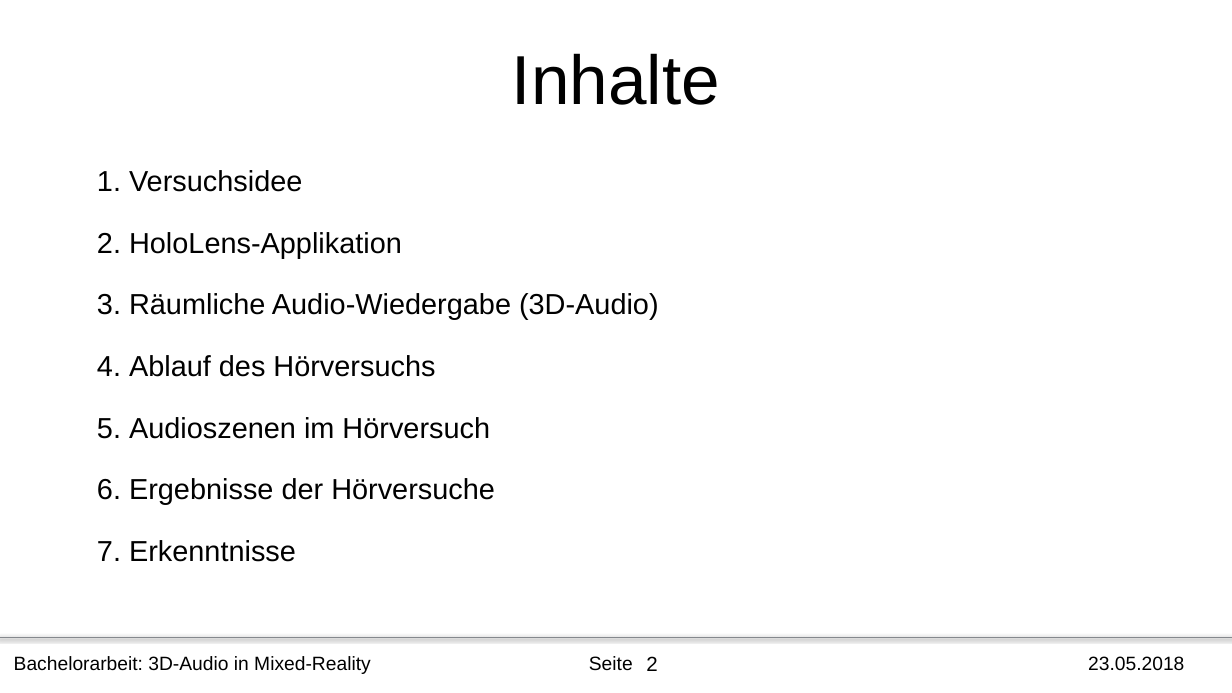
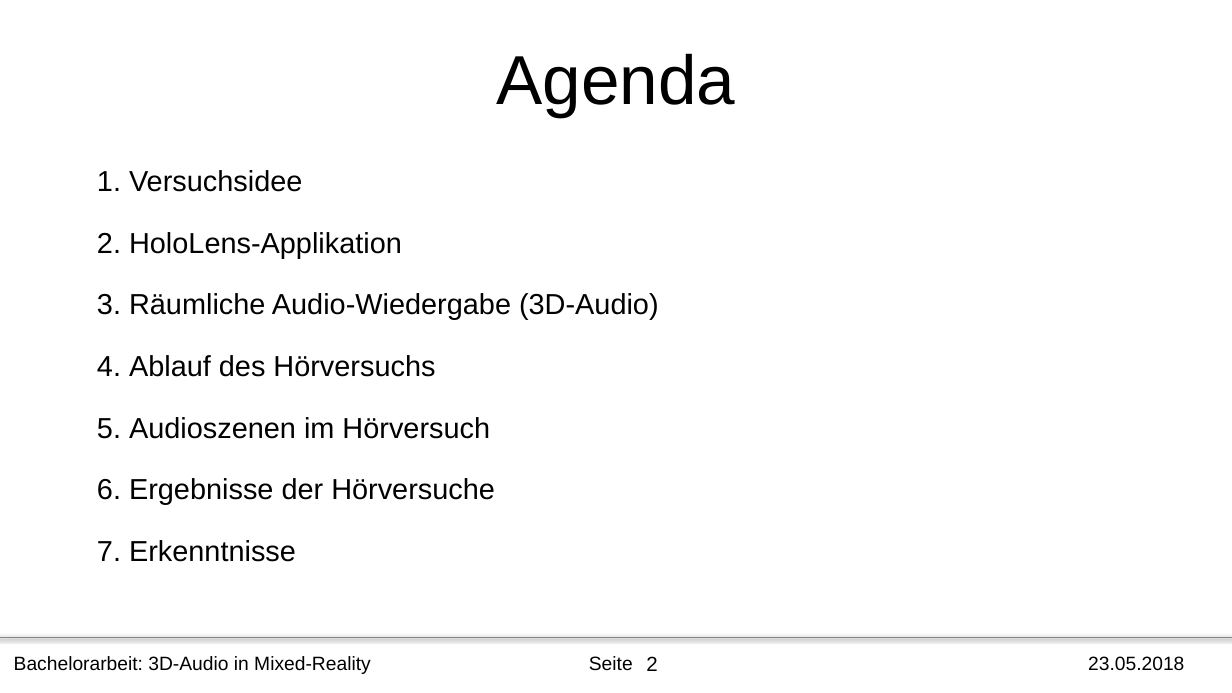
Before and after one commit to HendrikP96/Bachelorarbeit-Hendrik-Park-Hoerversuch-fuer-3D-Audio-in-AR, a slide deck: slide 2 of Kolloquium Hendrik Park .pptx. Drawn at 1232x693 pixels with LibreOffice and Linux fonts; fonts in the diff are those of the drawing; background and template pictures are left out. Boxes give left, top, right and bottom in pixels: in the first picture for what was removed or moved away, otherwise in the second. Text is boxed around its words. In the diff, an @@ line names an element or a change of style, - is before the commit and + after.

```diff
--- a/Kolloquium Hendrik Park .pptx
+++ b/Kolloquium Hendrik Park .pptx
@@ title at box(497, 53, 736, 117): text changed @@
-Inhalte
+Agenda
```
Also in this commit, not shown: 2 other slides changed, 2 slides added, 2 other files.
